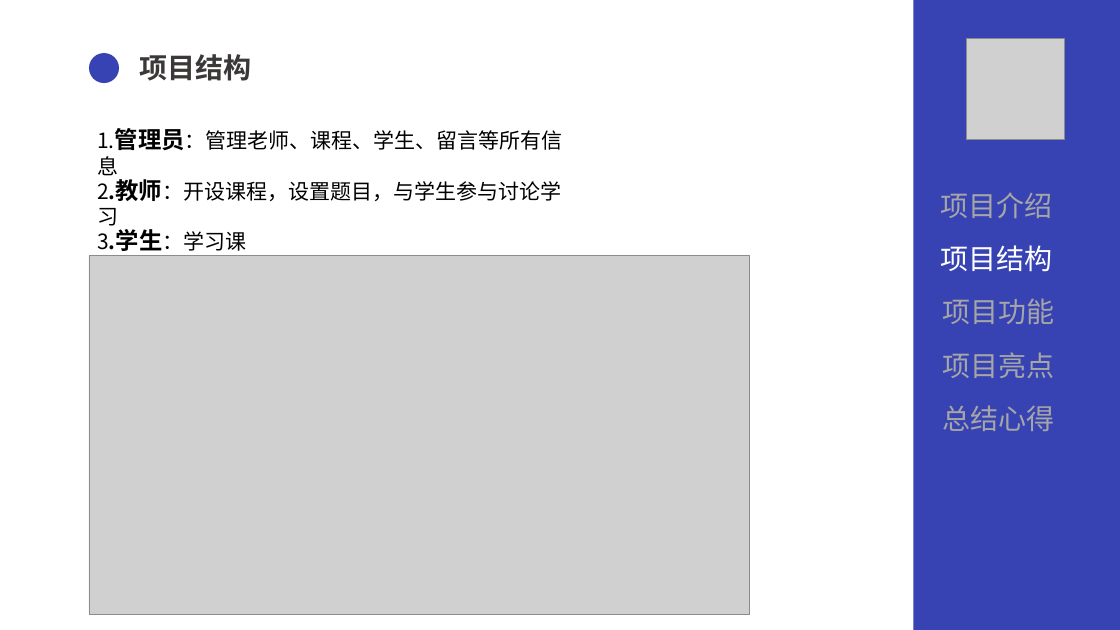
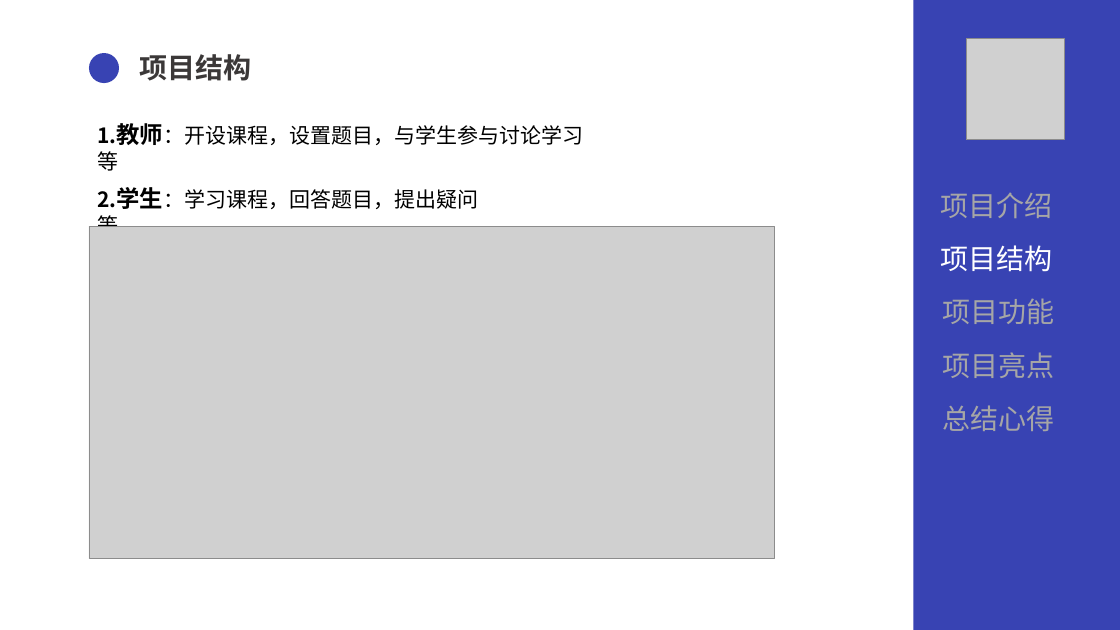
Before and after one commit to SUYYYUS/QGfinal, a slide deck: slide 6 of 文档/QG汇报陈术裕.pptx. Drawn at 1120x630 pixels with LibreOffice and Linux fonts; fonts in the diff are those of the drawing; grey boxes stand for pictures. Boxes give left, top, right and bottom in pixels: in the first picture for what was removed or moved away, otherwise in the second. Text is boxed around its words. In the diff, an @@ line names an element or a change of style, - is before the commit and + after.

```diff
--- a/文档/QG汇报陈术裕.pptx
+++ b/文档/QG汇报陈术裕.pptx
@@ text at (97, 123, 583, 145): text changed @@
-2.教师：开设课程，设置题目，与学生参与讨论学习
+1.教师：开设课程，设置题目，与学生参与讨论学习等
@@ text removed at (97, 128, 563, 151) @@
-1.管理员：管理老师、课程、学生、留言等所有信息
@@ text at (97, 187, 478, 227): text changed @@
-3.学生：学习课程
+2.学生：学习课程，回答题目，提出疑问等
@@ picture: place and size @@
-picture at (89, 256, 750, 615)
+picture at (89, 226, 775, 559)
```
Also in this commit, not shown: 3 other slides changed.
